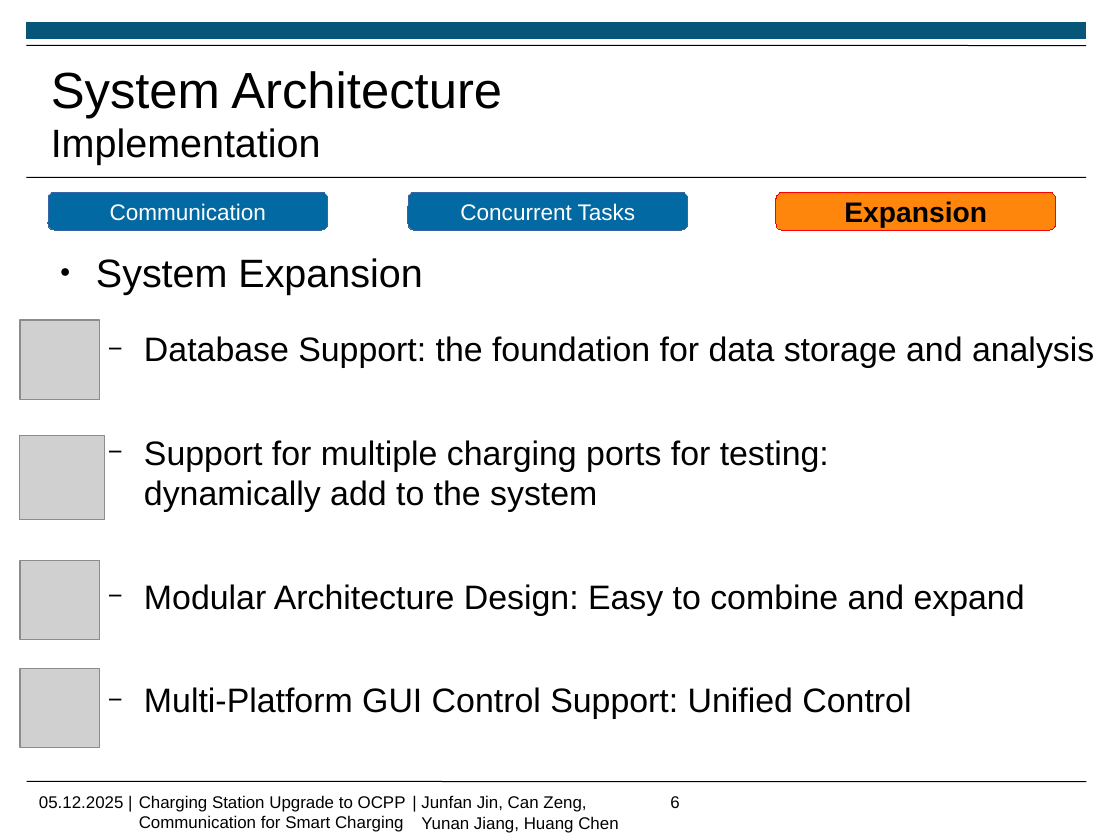
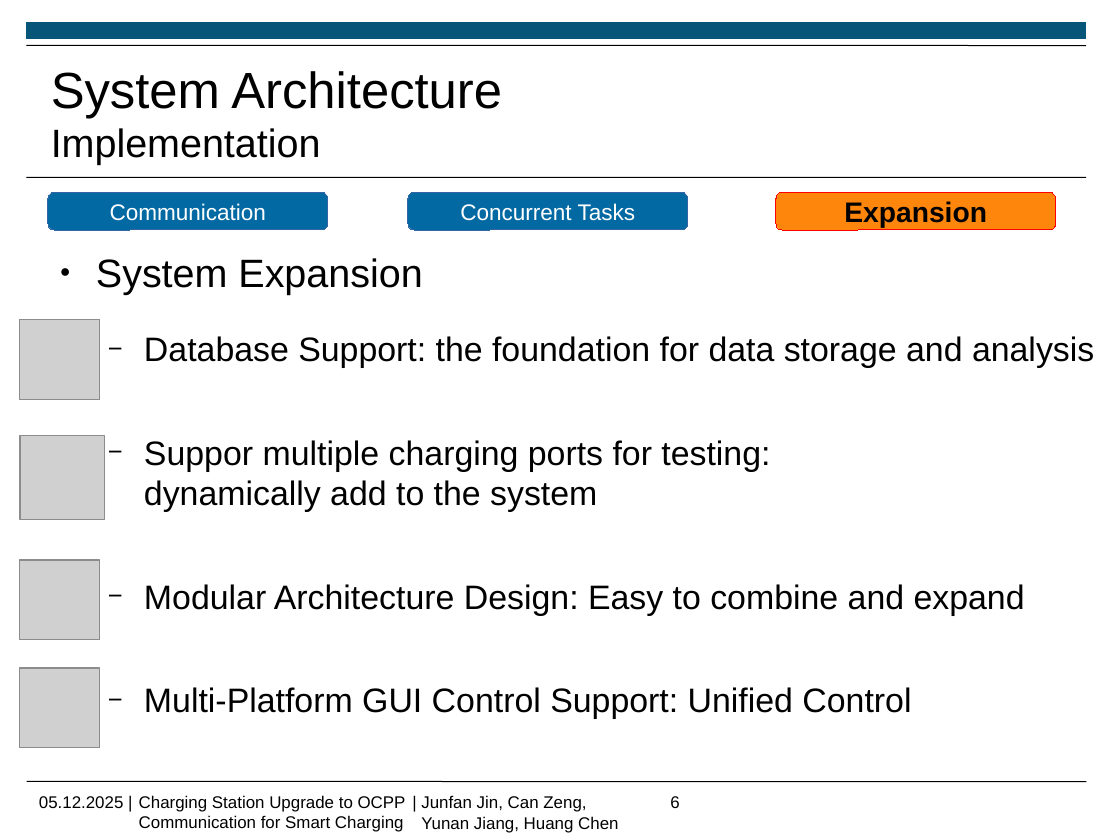
Before and after one commit to Jf-JIN/ADP_Ladesaeule_OCPP, a slide deck: slide 6 of ppt/Jin_Junfan.pptx. Drawn at 1120x840 pixels with LibreOffice and Linux fonts; fonts in the diff are those of the drawing; grey boxes stand for pictures; background and template pictures are left out. Boxes give left, top, right and bottom in pixels: in the first picture for what was removed or moved away, otherwise in the second. Text is boxed around its words. In the diff, an @@ line names an element or a change of style, - is before the commit and + after.

```diff
--- a/ppt/Jin_Junfan.pptx
+++ b/ppt/Jin_Junfan.pptx
@@ text at (144,440,770,512): text changed @@
-  − Support for multiple charging ports for testing:
-    dynamically add to the system
+  − Suppor multiple charging ports for testing:
+    dynamically add to the system
```
Also in this commit, not shown: 2 other slides changed.
